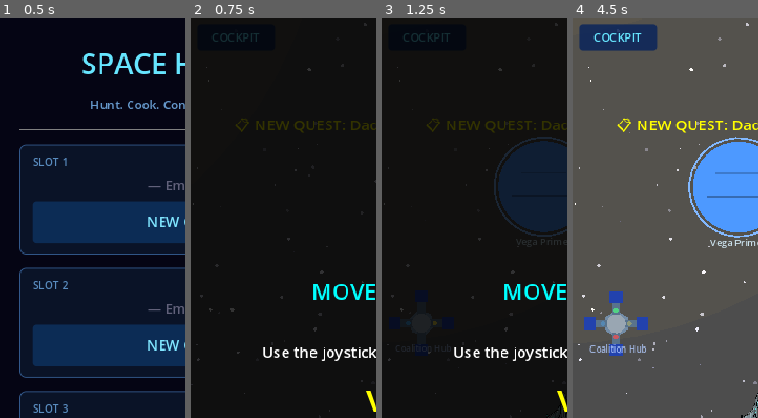
Above: before the commit, frames 1-4 (left to right).
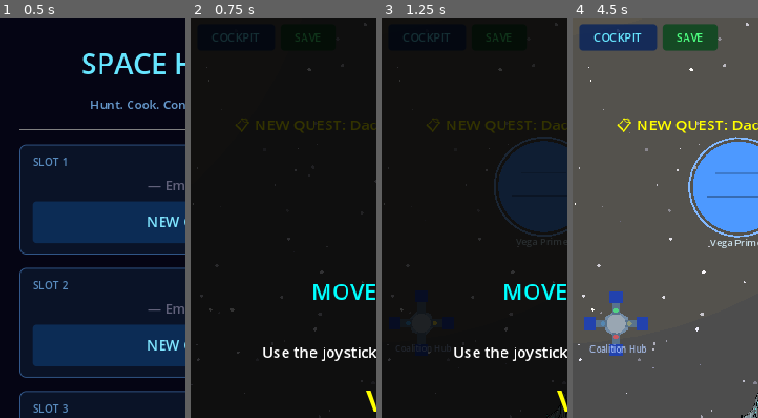
Above: after the commit, the same moments.

Repository: ichizh8/space-game-rt
Game: Godot game, scene res://scenes/main_menu.tscn
Same seed, same stepped clock (60 frames per second), same inputs: the game is played once before the commit and once after it.
Inputs (mouse positions are % of the whole screen's width and height, from its top left):
- Up to frame 1 (0.5 s): no input
- Up to frame 2 (0.75 s): click "NEW GAME" at 0.5 s
- Up to frame 3 (1.25 s): no input
- Up to frame 4 (4.5 s): click (32, 2) at 1.25 s, where only the run after the commit has a clickable "SAVE"; click "TAP TO CONTINUE" at 2 s; click "TAP TO CONTINUE" at 2.75 s; click "COCKPIT" at 3.5 s; click "GOT IT" at 4.25 s
The pictures show only the part of the screen within x 0-50%, y 0-50%; the shares and areas given below are measured in that part.

Frame 1 is identical in both runs. In frame 2, less than 0.1% of the frame differs, in the area x 56-70%, y 3-6%; in frame 3, less than 0.1%; in frame 4, 2.0%, in the area x 48-79%, y 1-9%.

Commit message:
v36: SAVE button in HUD with confirmation flash

Diff:
--- a/scripts/hud.gd
+++ b/scripts/hud.gd
@@ -367,6 +367,27 @@
 	cockpit_btn.pressed.connect(_on_cockpit_pressed)
 	add_child(cockpit_btn)
 
+	# Save button (top-left, next to cockpit)
+	var save_btn := Button.new()
+	save_btn.text = "SAVE"
+	save_btn.set_anchors_preset(Control.PRESET_TOP_LEFT)
+	save_btn.offset_left = 94
+	save_btn.offset_top = 6
+	save_btn.offset_right = 152
+	save_btn.offset_bottom = 34
+	save_btn.add_theme_font_size_override("font_size", 12)
+	var save_style := StyleBoxFlat.new()
+	save_style.bg_color = Color(0.05, 0.28, 0.12, 0.88)
+	save_style.corner_radius_top_left = 4
+	save_style.corner_radius_top_right = 4
+	save_style.corner_radius_bottom_left = 4
+	save_style.corner_radius_bottom_right = 4
+	save_btn.add_theme_stylebox_override("normal", save_style)
+	save_btn.add_theme_stylebox_override("pressed", save_style)
+	save_btn.add_theme_color_override("font_color", Color(0.3, 1.0, 0.5))
+	save_btn.pressed.connect(_on_save_pressed.bind(save_btn))
+	add_child(save_btn)
+
 	# Action button (center of screen, above controls)
 	_action_button = Button.new()
 	_action_button.set_anchors_preset(Control.PRESET_CENTER)
@@ -660,6 +681,16 @@
 func _draw_fire_button() -> void:
 	pass  # Drawn by fire_button.gd
 
+func _on_save_pressed(btn: Button) -> void:
+	SaveManager.save_game()
+	btn.text = "SAVED ✓"
+	btn.add_theme_color_override("font_color", Color(1.0, 1.0, 0.3))
+	await get_tree().create_timer(1.5).timeout
+	if is_instance_valid(btn):
+		btn.text = "SAVE"
+		btn.add_theme_color_override("font_color", Color(0.3, 1.0, 0.5))
+
+
 func _on_cockpit_pressed() -> void:
 	var cockpit_scene: PackedScene = load("res://scenes/cockpit.tscn")
 	var cockpit: Node = cockpit_scene.instantiate()
Not shown, changed: web-export/index.html
Not shown, changed: web-export/index.pck
